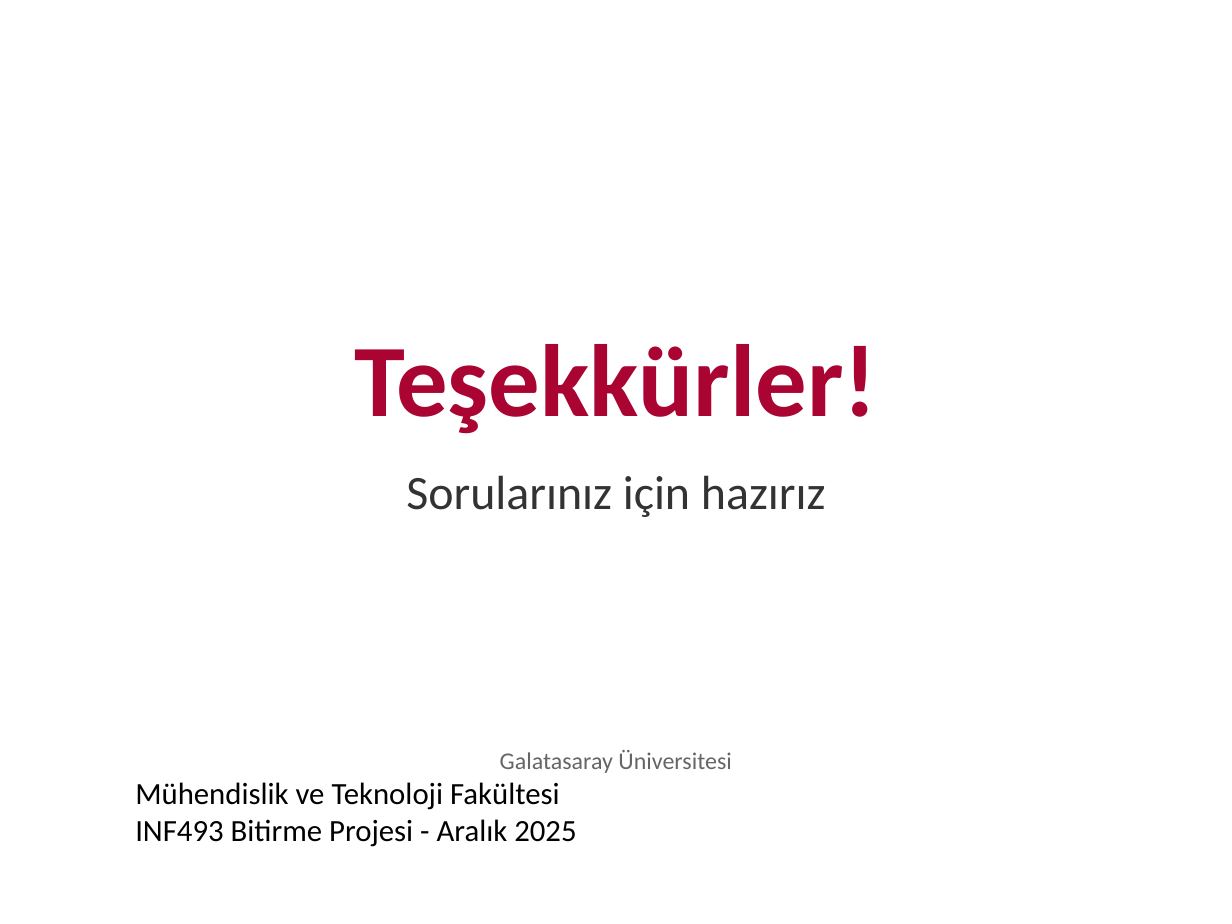
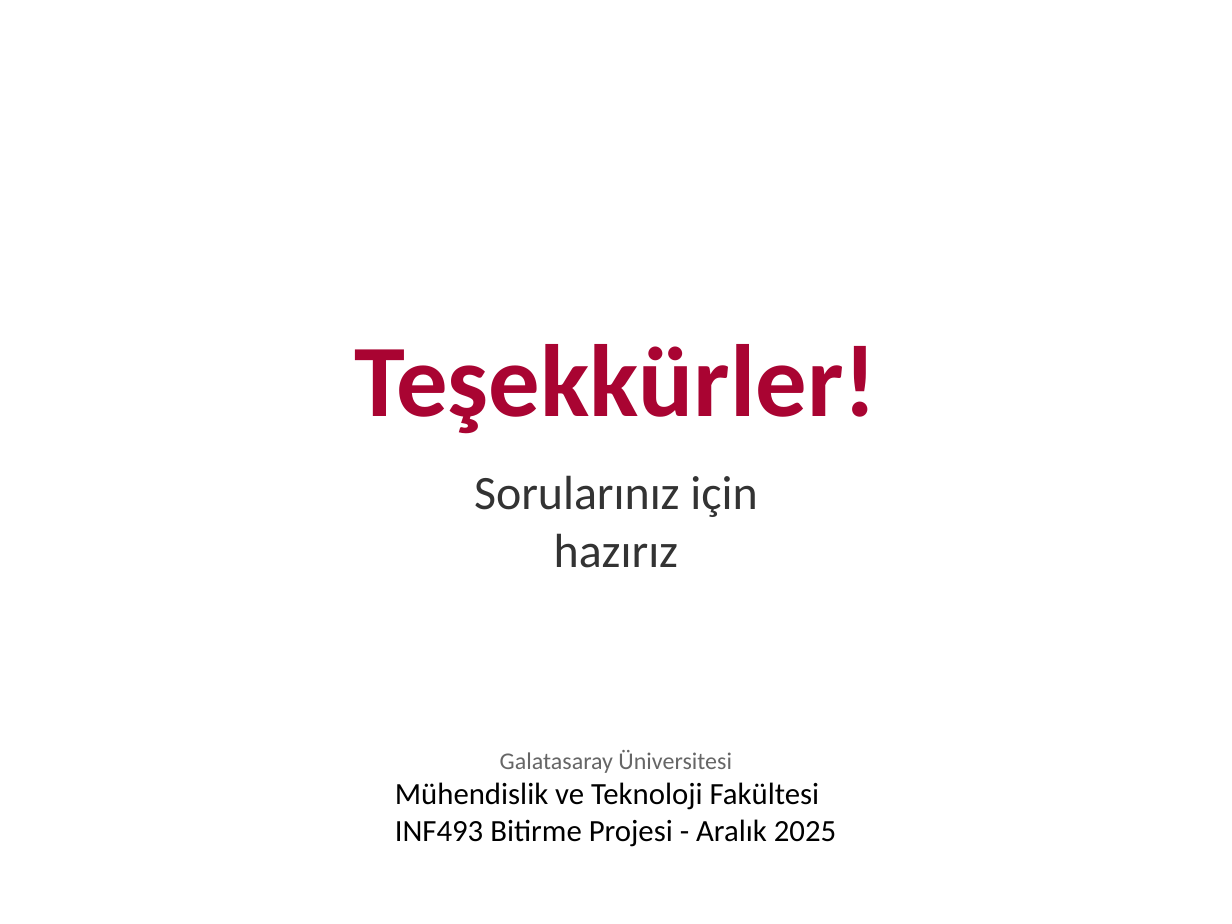
Before and after one commit to hamzayakar/GsuNET, a slide deck: slide 19 of yeni_sunum/GSUNET_Final_Presentation.pptx. Drawn at 1232x924 pixels with LibreOffice and Linux fonts; fonts in the diff are those of the drawing. Boxes give left, top, right and bottom in pixels: in the first picture for what was removed or moved away, otherwise in the second. Text is boxed around its words. In the diff, an @@ line names an element or a change of style, - is before the commit and + after.

```diff
--- a/yeni_sunum/GSUNET_Final_Presentation.pptx
+++ b/yeni_sunum/GSUNET_Final_Presentation.pptx
@@ text "Sorularınız için hazırız" rewrapped from <box>406,475,826,517</box> to <box>474,475,757,568</box> @@
@@ text "Galatasaray Üniversitesi" rewrapped from <box>135,750,732,847</box> to <box>395,750,836,847</box> @@
```
Also in this commit, not shown: 11 other slides changed.
